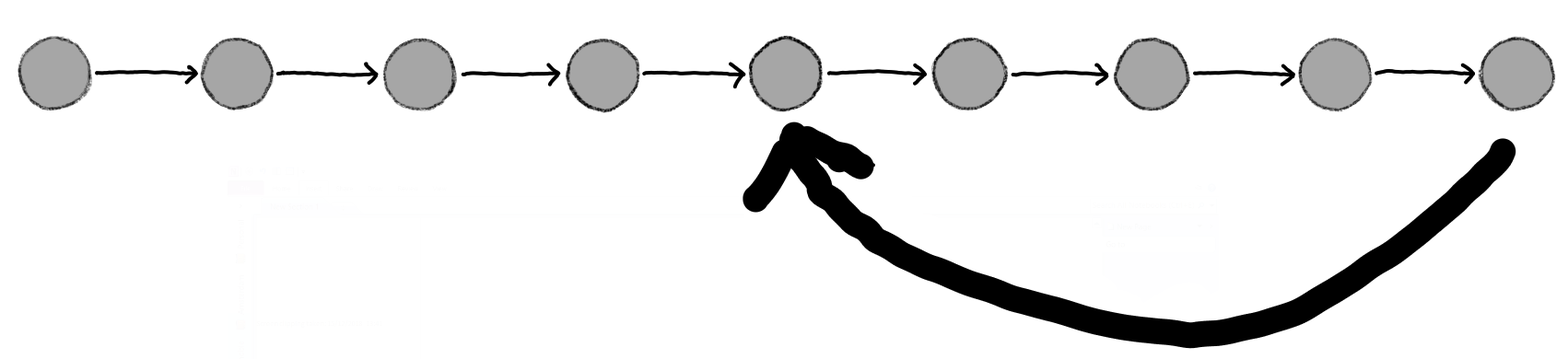
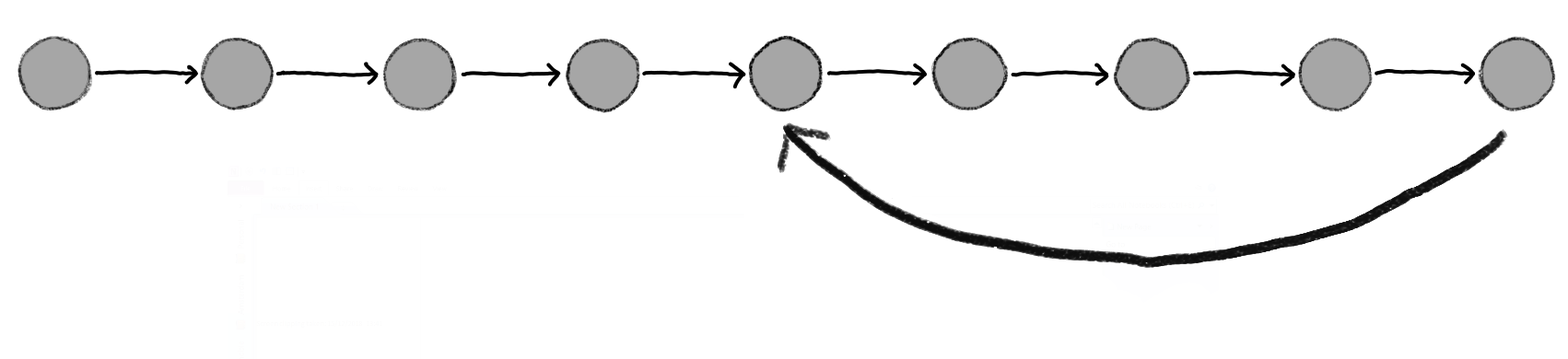
The second 1568 x 359 image is a revision of the first. Changes to its layers:
painted on "Layer 2" over [742, 121, 1517, 350]
added layer "Layer 6" above "Layer 4" over [742, 121, 1517, 350]
painted on "Layer 4" over [742, 121, 1517, 236]
painted on "Copy of Layer 1" over [742, 121, 1517, 350]
